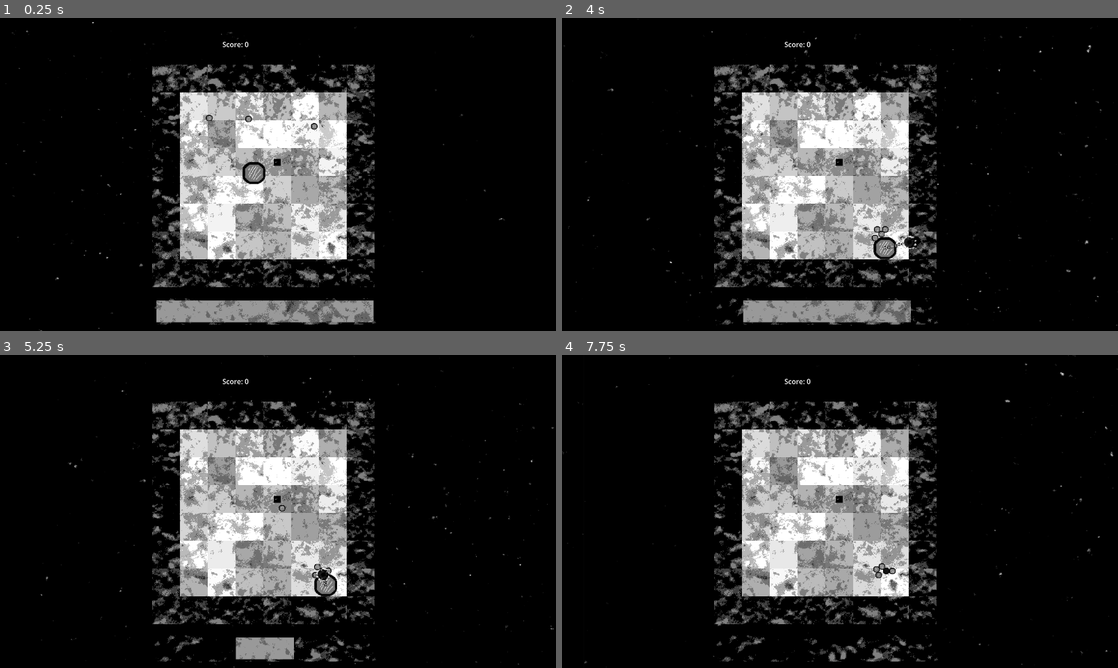
Above: before the commit, frames 1-4 (two rows, left to right).
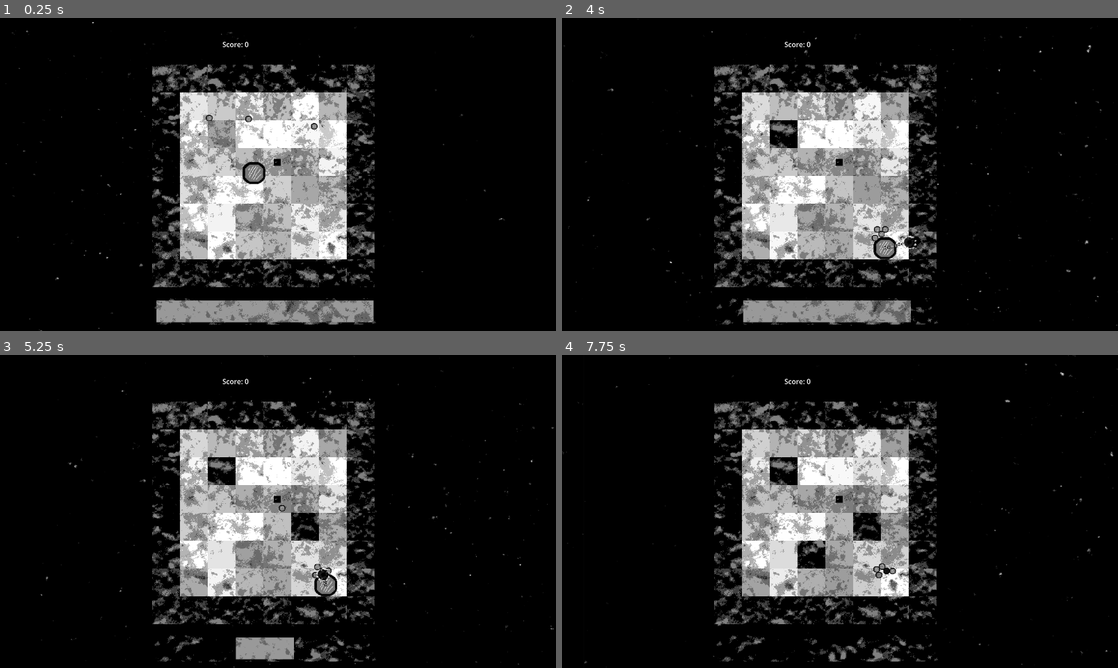
Above: after the commit, the same moments.

Repository: Indivicivet/ludumdare54
Game: Godot game, scene res://ludumdare54.tscn
The game is run twice, just before and just after one commit, with the same random seed, the same clock (stepped at 60 frames per second) and the same inputs.
Inputs (mouse positions are in pixels of both pictures, inside the frame that each line leads up to):
- Up to frame 1 (0.25 s): no input
- Up to frame 2 (4 s): move the mouse to (962, 158) at 0.52 s; press the mouse at (962, 158) at 0.53 s; hold Right (right) 0.53-1.28 s; move the mouse to (728, 190) at 1.27 s; release the mouse at (728, 190) at 1.28 s; hold Down (down) 1.28-2.03 s; click (728, 190) at 1.35 s; move the mouse to (895, 105) at 2.02 s; press the mouse at (895, 105) at 2.03 s; hold Right (right) 2.03-2.78 s; move the mouse to (812, 237) at 2.77 s; release the mouse at (812, 237) at 2.78 s; hold Up (up) 2.78-3.53 s; click (812, 237) at 2.85 s; move the mouse to (1006, 221) at 3.52 s; press the mouse at (1006, 221) at 3.53 s; hold Left (left) from 3.53 s (still down)
- Up to frame 3 (5.25 s): move the mouse to (111, 464) at 4.27 s; release the mouse at (111, 464) at 4.28 s; click (111, 464) at 4.35 s; move the mouse to (305, 511) at 5.02 s; release Left (left) at 5.03 s; press the mouse at (305, 511) at 5.03 s; hold Down (down) from 5.03 s (still down)
- Up to frame 4 (7.75 s): move the mouse to (756, 433) at 5.77 s; release Down (down) at 5.78 s; release the mouse at (756, 433) at 5.78 s; hold Right (right) 5.78-6.53 s; click (756, 433) at 5.85 s; move the mouse to (962, 495) at 6.52 s; press the mouse at (962, 495) at 6.53 s; hold Up (up) 6.53-7.28 s; move the mouse to (728, 527) at 7.27 s; release the mouse at (728, 527) at 7.28 s; hold Right (right) from 7.28 s (still down); click (728, 527) at 7.35 s

The runs differ from the first frame. In frame 2, 0.4% of the frame differs, in the area x 37-43%, y 32-42%; in frame 3, 0.9%; in frame 4, 1.3%, in the area x 37-61%, y 32-72%.

Commit message:
double passive charring

Diff:
--- a/scripts/floor_or_block.gd
+++ b/scripts/floor_or_block.gd
@@ -71,4 +71,4 @@
 
 func _process(delta):
 	# still to decide if there should be any passive charring
-	charr(0.01 * delta)
+	charr(0.02 * delta)
